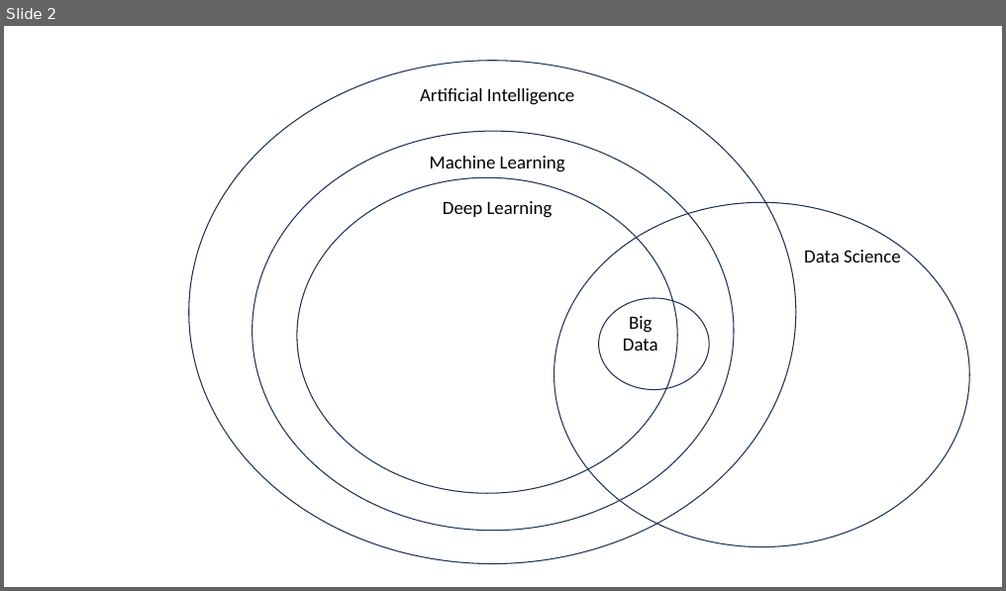
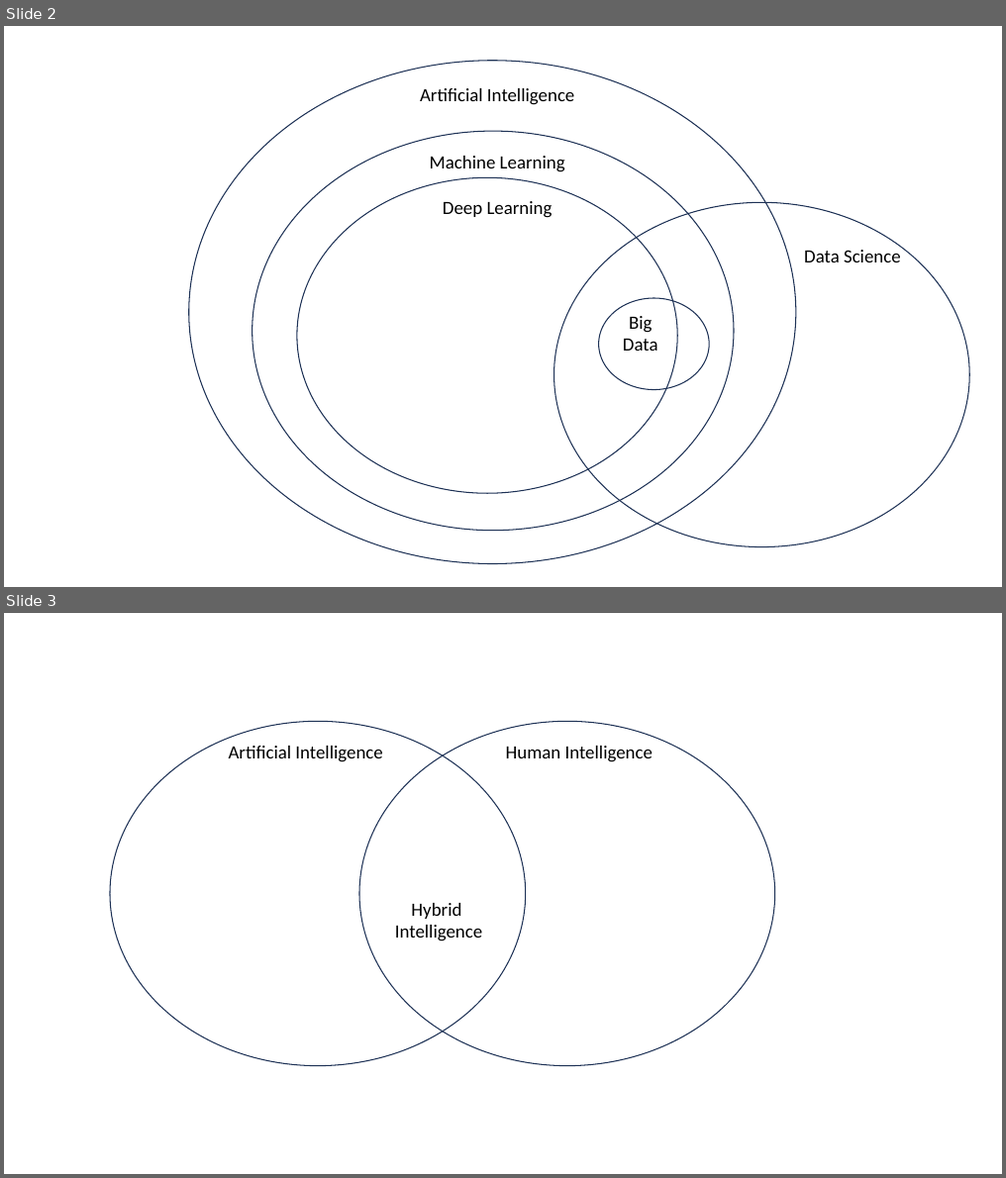
Before and after one commit to fatvdbergdotus/ai, a slide deck: ai.pptx. Shown one above the other, each under a label of ours: slide 2 before the commit, slides 2 and 3 after it. The pictures are 1006x591 and 1006x1178 pixels, drawn with LibreOffice and Linux fonts; fonts in the diff are those of the drawing. Boxes give left, top, right and bottom in pixels: in the first picture for what was removed or moved away, otherwise in the second. Text is boxed around its words. In the diff, an @@ line names an element or a change of style, - is before the commit and + after.

Commit message:
add figure for hybrid intelligence

```diff
--- a/ai.pptx
+++ b/ai.pptx
@@ slide 3 added at (4, 613, 1002, 1174), background #FFFFFF @@
@@ ellipse added at (110, 722, 526, 1066), outline #1E3256 1 pt @@
@@ ellipse added at (359, 722, 775, 1066), outline #1E3256 1 pt @@
@@ text added at (229, 746, 382, 762), 18 pt, text #000000 @@
+Artificial Intelligence
@@ text added at (506, 746, 652, 762), 18 pt, text #000000 @@
+Human Intelligence
@@ text added at (395, 903, 482, 942), 18 pt, text #000000 @@
+Hybrid
+Intelligence
```
Also in this commit, not shown: 1 other file.
